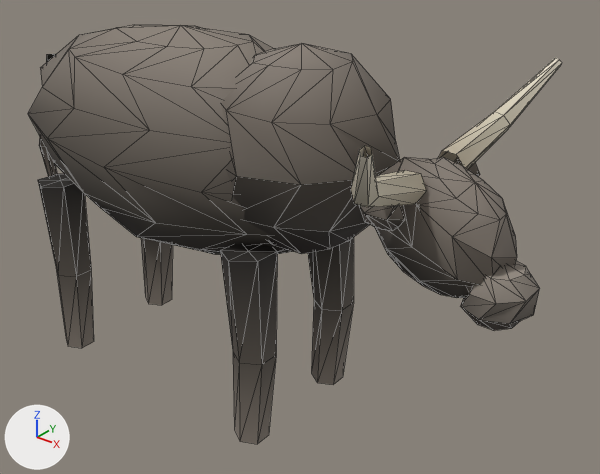
The glTF model public/kk/home/ghost_ox.glb, before and after one commit.
Before and after are seen from a 50 mm camera at (1.68, -1.583, 1.567) aimed at (0.341, 0.092, 0.529). Every picture has the same lights, and +X, +Y and +Z are marked at lower left. The picture after the commit comes second. Mesh edges are drawn as thin lines. Vertices at exactly the same position are counted once.

Names of what the first picture shows: 'ghost_ox'.
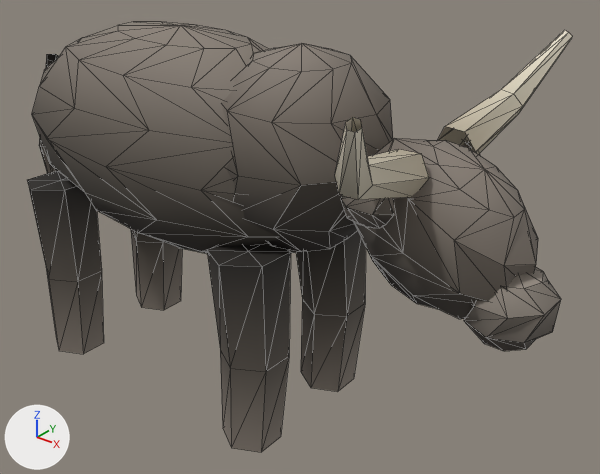
Pixel boxes [x1, y1, x2, y2] of what changed, in the pictures (600 x 474 px; the box of a moved part takes in the faces that stretch with it):
'ghost_ox', reshaped: before [28, 24, 562, 444]; after [28, 21, 573, 452]
part 1 of me_ghost_ox, moved or reshaped: before [375, 157, 517, 298]; after [353, 138, 538, 319]
part 2 of me_ghost_ox, moved or reshaped: before [461, 261, 540, 331]; after [464, 267, 561, 351]
part 3 of me_ghost_ox, moved or reshaped: before [360, 205, 405, 231]; after [341, 196, 394, 228]
part 4 of me_ghost_ox, moved or reshaped (mostly hidden): before [457, 158, 480, 176]; after [462, 141, 480, 155]
part 5 of me_ghost_ox, moved or reshaped: before [28, 24, 562, 444]; after [28, 21, 573, 452]

What changed in the scene script:
```text
Change me_ghost_ox:
    used by ob_ghost_ox; location = (0.0, 0.0, 0.0)
    remove me_ghost_ox.from_pydata(...)  # 411 vertices, 728 faces; spans x -0.75..1.09, y -0.43..0.43, z 0.02..1.11
    add me_ghost_ox.from_pydata(...)  # 411 vertices, 728 faces; spans x -0.75..1.13, y -0.47..0.47, z 0.01..1.13
    me_ghost_ox part 1: the loose piece of 52 vertices spanning x 0.65..1.03, y -0.13..0.13, z 0.58..0.9 is scaled about its middle by (1.25, 1.31, 1.26)
    me_ghost_ox part 2: the loose piece of 34 vertices spanning x 0.92..1.09, y -0.1..0.09, z 0.54..0.7 is scaled about its middle by (1.22, 1.2, 1.25), then moved by (0.03, 0.0, -0.02)
    me_ghost_ox part 3: the loose piece of 20 vertices spanning x 0.72..0.84, y -0.2..-0.14, z 0.78..0.86 is moved by (-0.02, -0.03, 0.02)
    me_ghost_ox part 4: the loose piece of 20 vertices spanning x 0.72..0.84, y 0.14..0.2, z 0.78..0.86 is moved by (-0.02, 0.03, 0.02)
    me_ghost_ox part 5: 163 of 411 vertices moved; they spanned x -0.63..0.91, y -0.43..0.43, z 0.02..1.08 and now span x -0.62..0.91, y -0.47..0.47, z 0.01..1.13; mean shift (0.0, 0.0, 0.01); largest move (0.89, -0.42, 1.06) -> (0.89, -0.46, 1.12)
```
